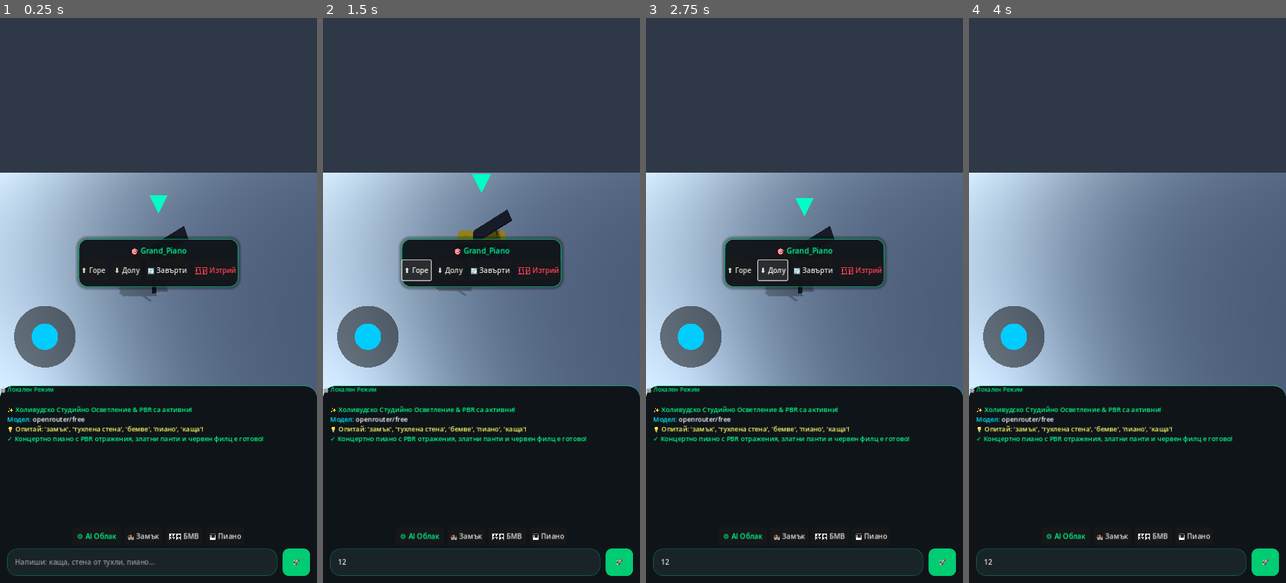
Above: before the commit, frames 1-4 (left to right).
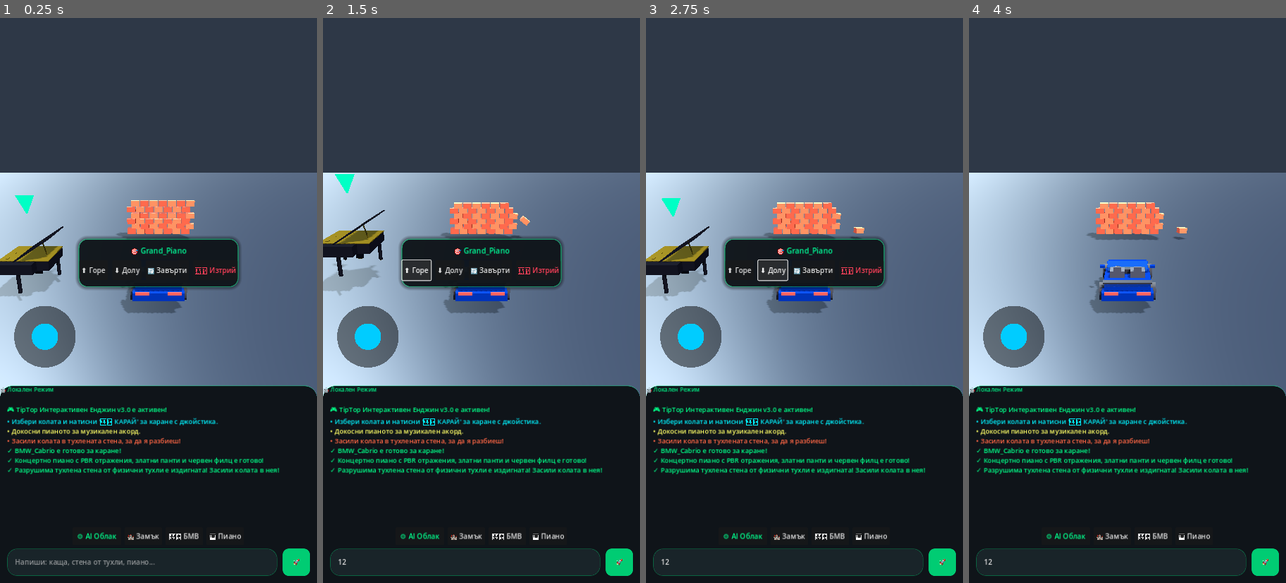
Above: after the commit, the same moments.

Repository: stanbg96/tiptop-game-engine
Game: Godot game, scene res://scenes/Main.tscn
Two runs of this game, one before a commit and one after it. Both use one fixed random seed, a clock stepped at 60 frames per second and the inputs below.
Inputs (mouse positions are in pixels of both pictures, inside the frame that each line leads up to):
- Up to frame 1 (0.25 s): no input
- Up to frame 2 (1.5 s): click (465, 560) at 0.52 s; type "12" at 0.6 s; click "⬆️ Горе" at 1.25 s
- Up to frame 3 (2.75 s): click "⬇️ Долу" at 2 s
- Up to frame 4 (4 s): click "🔄 Завърти" at 2.75 s; click "🗑️ Изтрий" at 3.5 s

The runs differ from the first frame. In frame 1, 7.0% of the frame differs, in the area x 0-89%, y 31-81%; in frame 2, 7.0%; in frame 3, 6.9%; in frame 4, 6.0%.

Commit message:
Deploy Living Interactivity: Real Car Driving mode, Playable Piano chord audio and Destructible Physics Brick Wall

Diff:
--- a/scripts/Studio.gd
+++ b/scripts/Studio.gd
@@ -9,6 +9,10 @@
 @onready var indicator = $Indicator
 @onready var world = $World
 @onready var http_request = $HTTPRequest
+@onready var audio_player = $AudioPlayer
+@onready var env_node = $WorldEnvironment
+@onready var sun_light = $DirectionalLight3D
+@onready var rim_light = $RimLight
 
 @onready var api_page = $UI/ApiPage
 @onready var provider_select = $UI/ApiPage/Card/Margin/VBox/ProviderSelect
@@ -25,6 +29,12 @@
 var cam_pitch: float = -0.4
 var last_user_prompt: String = ""
 
+# РЕЖИМ КАРАНЕ НА КОЛА
+var is_driving: bool = false
+var car_speed: float = 0.0
+var car_velocity: Vector3 = Vector3.ZERO
+var drive_btn: Button = null
+
 var providers = {
     0: {"name": "OpenRouter", "chat": "https://openrouter.ai/api/v1/chat/completions", "models_url": "https://openrouter.ai/api/v1/models"},
     1: {"name": "Groq", "chat": "https://api.groq.com/openai/v1/chat/completions", "models_url": "https://api.groq.com/openai/v1/models"},
@@ -47,12 +57,17 @@
     http_request.request_completed.connect(_on_http_response)
     _setup_provider_dropdown()
     _load_saved_config()
-
-    _add_log("[color=#00ff88]✨ Холивудско Студийно Осветление & PBR са активни![/color]")
-    _add_log("[color=#00f2fe]Модел:[/color] " + current_model)
-    _add_log("[color=#ffff66]💡 Опитай: 'замък', 'тухлена стена', 'бемве', 'пиано', 'каща'![/color]")
-
-    _spawn_detailed_piano("Grand_Piano", Vector3(0, 0, -5.0))
+    _setup_interactive_ui()
+
+    _add_log("[color=#00ff88]🎮 TipTop Интерактивен Енджин v3.0 е активен![/color]")
+    _add_log("[color=#00f2fe]• Избери колата и натисни '🏎️ КАРАЙ' за каране с джойстика.[/color]")
+    _add_log("[color=#ffff66]• Докосни пианото за музикален акорд.[/color]")
+    _add_log("[color=#ff6644]• Засили колата в тухлената стена, за да я разбиеш![/color]")
+
+    # Стартираме с готови БМВ кабрио, пиано и разрушима стена
+    _spawn_detailed_car("BMW_Cabrio", "#0066ff", true, Vector3(0, 0, -4.0))
+    _spawn_detailed_piano("Grand_Piano", Vector3(-6.0, 0, -5.0))
+    _spawn_detailed_brick_wall("Brick_Wall", Vector3(0, 0, -16.0))
 
 func _setup_provider_dropdown():
     provider_select.clear()
@@ -61,7 +76,22 @@
     provider_select.add_item("🤖 OpenAI (ChatGPT)")
     provider_select.add_item("🧠 DeepSeek (V3 / R1)")
 
+func _setup_interactive_ui():
+    var btn_container = $UI/CenterTools/Panel/VBox/Buttons
+    drive_btn = Button.new()
+    drive_btn.text = "🏎️ КАРАЙ"
+    drive_btn.custom_minimum_size = Vector2(85, 45)
+    drive_btn.modulate = Color(0, 1, 0.6)
+    drive_btn.pressed.connect(_on_toggle_drive_mode)
+    btn_container.add_child(drive_btn)
+
 func _process(delta):
+    # 1. РЕЖИМ КАРАНЕ НА КОЛА
+    if is_driving and selected_obj and is_instance_valid(selected_obj):
+        _handle_car_driving(delta)
+        return
+
+    # 2. РЕЖИМ ДРОН (Свободно летене на камерата с джойстика)
     if joy.output.length() > 0.05:
         var fwd = -camera.global_transform.basis.z
         var rgt = camera.global_transform.basis.x
@@ -69,6 +99,7 @@
         fwd = fwd.normalized(); rgt = rgt.normalized()
         camera.global_position += (rgt * joy.output.x + fwd * -joy.output.y) * 15.0 * delta
 
+    # 3. МАРКЕР НАД ИЗБРАНИЯ ОБЕКТ
     if selected_obj and is_instance_valid(selected_obj):
         indicator.visible = true
         var bounce = sin(Time.get_ticks_msec() * 0.006) * 0.25
@@ -76,8 +107,46 @@
     else:
         indicator.visible = false
 
+# ФИЗИКА И УПРАВЛЕНИЕ НА КОЛАТА
+func _handle_car_driving(delta: float):
+    # Джойстик: Y за газ/спирачка, X за завиване
+    var steer = -joy.output.x
+    var throttle = -joy.output.y
+
+    if abs(steer) > 0.05:
+        selected_obj.rotate_y(steer * 2.8 * delta)
+
+    if abs(throttle) > 0.05:
+        car_speed = move_toward(car_speed, throttle * 22.0, 16.0 * delta)
+    else:
+        car_speed = move_toward(car_speed, 0.0, 12.0 * delta)
+
+    var fwd = -selected_obj.global_transform.basis.z
+    selected_obj.global_position += fwd * car_speed * delta
+
+    # Камерата плавно следва колата от 3-то лице (Chase Cam)
+    var cam_target = selected_obj.global_position + selected_obj.global_transform.basis.z * 7.5 + Vector3(0, 3.2, 0)
+    camera.global_position = camera.global_position.lerp(cam_target, 8.0 * delta)
+    camera.look_at(selected_obj.global_position + Vector3(0, 1.0, 0), Vector3.UP)
+
+func _on_toggle_drive_mode():
+    if not selected_obj or not is_instance_valid(selected_obj): return
+    is_driving = !is_driving
+
+    if is_driving:
+        drive_btn.text = "🛑 СПРИ"
+        drive_btn.modulate = Color(1, 0.3, 0.3)
+        indicator.visible = false
+        _add_log("[color=#00ff88]🏎️ Режим каране активен! Ползвай джойстика за газ и завой.[/color]")
+    else:
+        drive_btn.text = "🏎️ КАРАЙ"
+        drive_btn.modulate = Color(0, 1, 0.6)
+        car_speed = 0.0
+        indicator.visible = true
+        _add_log("[color=#00f2fe]🛠️ Върна се в режим Студио.[/color]")
+
 func _unhandled_input(event):
-    if api_page.visible: return
+    if api_page.visible or is_driving: return
     var limit_h = get_viewport().size.y * 0.65
 
     if event is InputEventScreenTouch:
@@ -87,6 +156,9 @@
             if hit:
                 _select(hit)
                 is_dragging = true
+                # Ако докоснеш пианото — свири музикален акорд!
+                if "piano" in hit.name.to_lower() or "роял" in hit.name.to_lower():
+                    _play_piano_chord()
             else:
                 _deselect()
                 is_dragging = false
@@ -129,7 +201,12 @@
     lbl_selected.text = "🎯 " + obj.name
     center_tools.visible = true
 
+    # Показваме бутона за каране само ако е избрана кола
+    if drive_btn:
+        drive_btn.visible = ("car" in obj.name.to_lower() or "бемве" in obj.name.to_lower())
+
 func _deselect():
+    if is_driving: return
     selected_obj = null
     center_tools.visible = false
 
@@ -332,10 +409,39 @@
     elif "кол" in low or "бемв" in low or "bmw" in low or "кабри" in low:
         var is_cab = "кабри" in low or "бемв" in low or "bmw" in low
         var col = "#0066ff" if "бемв" in low else "#e60026"
-        _spawn_detailed_car("Sports_Car", col, is_cab, pos)
+        _spawn_detailed_car("BMW_Cabrio" if is_cab else "Sports_Car", col, is_cab, pos)
         return true
 
     return false
+
+# СИНТЕЗАТОР НА ХАРМОНИЧЕН МУЗИКАЛЕН АКОРД ЗА ПИАНОТО (В RAM)
+func _play_piano_chord():
+    if not audio_player: return
+    var sample_rate = 22050.0
+    var duration = 1.2
+    var num_samples = int(sample_rate * duration)
+    var pcm = PackedByteArray()
+    pcm.resize(num_samples * 2)
+
+    # Мажорен акорд До-Ми-Сол (C4=261.63Hz, E4=329.63Hz, G4=392.00Hz)
+    var freqs = [261.63, 329.63, 392.00]
+
+    for idx in range(num_samples):
+        var t = float(idx) / sample_rate
+        var envelope = exp(-t * 2.5) # Естествено затихване на струна на пиано
+        var sample = 0.0
+        for f in freqs:
+            sample += sin(t * f * TAU) * 0.33
+        sample *= envelope
+        pcm.encode_s16(idx * 2, int(clamp(sample, -1.0, 1.0) * 32767.0))
+
+    var stream = AudioStreamWAV.new()
+    stream.format = AudioStreamWAV.FORMAT_16_BITS
+    stream.mix_rate = int(sample_rate)
+    stream.data = pcm
+    audio_player.stream = stream
+    audio_player.play()
+    _add_log("[color=#00ff88]🎵 Пианото свири хармоничен акорд C-E-G![/color]")
 
 func _request_ai_universal_recipe(prompt: String):
     _add_log("[color=#00f2fe]⏳ " + current_model + " проектира детайлен 3D CAD модел в RAM...[/color]")
@@ -452,7 +558,9 @@
     lacquer.metallic = 0.4; lacquer.roughness = 0.06
     lacquer.clearcoat_enabled = true; lacquer.clearcoat = 1.0; lacquer.clearcoat_roughness = 0.03
 
-    var gold = StandardMaterial3D.new(); gold.albedo_color = Color(0.96, 0.82, 0.28); gold.metallic = 0.96; gold.roughness = 0.12
+    var gold = StandardMaterial3D.new()
+    gold.albedo_color = Color(0.96, 0.82, 0.28); gold.metallic = 0.96; gold.roughness = 0.12
+
     var red_felt = StandardMaterial3D.new(); red_felt.albedo_color = Color(0.8, 0.05, 0.12); red_felt.roughness = 0.95
     var white_keys = StandardMaterial3D.new(); white_keys.albedo_color = Color(0.96, 0.96, 0.98); white_keys.roughness = 0.15
     var black_keys = StandardMaterial3D.new(); black_keys.albedo_color = Color(0.06, 0.06, 0.08); black_keys.roughness = 0.08
@@ -484,30 +592,33 @@
     world.add_child(root); _select(root)
     _add_log("[color=#00ff88]✓ Концертно пиано с PBR отражения, златни панти и червен филц е готово![/color]")
 
+# РАЗРУШИМА ТУХЛЕНА СТЕНА (С ДИНАМИЧНА ФИЗИКА RigidBody3D)
 func _spawn_detailed_brick_wall(wall_name: String, pos: Vector3):
     var root = Node3D.new(); root.name = wall_name; root.position = pos
-    var rb = StaticBody3D.new(); rb.add_to_group("prop"); root.add_child(rb)
-
-    var brick_red = StandardMaterial3D.new(); brick_red.albedo_color = Color(0.72, 0.25, 0.16); brick_red.roughness = 0.92
+
+    var brick_red = StandardMaterial3D.new(); brick_red.albedo_color = Color(0.75, 0.25, 0.16); brick_red.roughness = 0.92
     var brick_dark = StandardMaterial3D.new(); brick_dark.albedo_color = Color(0.58, 0.18, 0.12); brick_dark.roughness = 0.95
-    var mortar = StandardMaterial3D.new(); mortar.albedo_color = Color(0.7, 0.7, 0.72); mortar.roughness = 0.9
     var stone_cap = StandardMaterial3D.new(); stone_cap.albedo_color = Color(0.85, 0.85, 0.88); stone_cap.roughness = 0.85
 
-    _box(rb, Vector3(6.0, 3.2, 0.55), mortar, Vector3(0, 1.6, 0))
-
-    for row in range(7):
+    # Всяка тухла е самостоятелно физично тяло RigidBody3D, готово да бъде съборено!
+    for row in range(6):
         var y_p = 0.25 + row * 0.45
-        var offset_x = 0.3 if row % 2 == 1 else 0.0
-        for col_idx in range(-4, 5):
-            var x_p = col_idx * 0.7 + offset_x
-            if abs(x_p) < 2.8:
-                var mat = brick_red if (row + col_idx) % 2 == 0 else brick_dark
-                _box(rb, Vector3(0.62, 0.38, 0.62), mat, Vector3(x_p, y_p, 0))
-
-    _box(rb, Vector3(6.3, 0.18, 0.75), stone_cap, Vector3(0, 3.3, 0))
-    var cs = CollisionShape3D.new(); var bs = BoxShape3D.new(); bs.size = Vector3(6.3, 3.4, 0.75); cs.shape = bs; cs.position.y = 1.7; rb.add_child(cs)
-    world.add_child(root); _select(root)
-    _add_log("[color=#00ff88]✓ Масивна тухлена стена с релефни тухли и каменна шапка е иззидана![/color]")
+        var offset_x = 0.32 if row % 2 == 1 else 0.0
+        for col_idx in range(-3, 4):
+            var x_p = col_idx * 0.68 + offset_x
+            var brick_rb = RigidBody3D.new()
+            brick_rb.mass = 1.5
+            brick_rb.position = Vector3(x_p, y_p, 0)
+
+            var mat = brick_red if (row + col_idx) % 2 == 0 else brick_dark
+            var bm = BoxMesh.new(); bm.size = Vector3(0.62, 0.38, 0.55)
+            var mi = MeshInstance3D.new(); mi.mesh = bm; mi.material_override = mat; brick_rb.add_child(mi)
+
+            var cs = CollisionShape3D.new(); var bs = BoxShape3D.new(); bs.size = bm.size; cs.shape = bs; brick_rb.add_child(cs)
+            root.add_child(brick_rb)
+
+    world.add_child(root)
+    _add_log("[color=#00ff88]✓ Разрушима тухлена стена от физични тухли е издигната! Засили колата в нея![/color]")
 
 func _spawn_detailed_castle(castle_name: String, pos: Vector3):
     var root = Node3D.new(); root.name = castle_name; root.position = pos
@@ -593,7 +704,7 @@
 
     var cs = CollisionShape3D.new(); var bs = BoxShape3D.new(); bs.size = Vector3(2.4, 1.3, 4.6); cs.shape = bs; cs.position.y = 0.65; rb.add_child(cs)
     world.add_child(root); _select(root)
-    _add_log("[color=#00ff88]✓ " + car_name + " е конструиран анатомично![/color]")
+    _add_log("[color=#00ff88]✓ " + car_name + " е готово за каране![/color]")
 
 func _spawn_detailed_house(house_name: String, wall_color_hex: String, pos: Vector3):
     var root = Node3D.new(); root.name = house_name; root.position = pos
